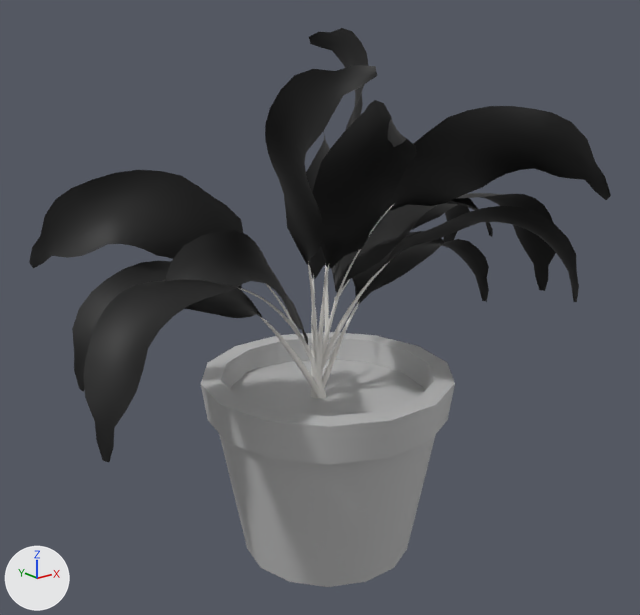
Before and after pictures for a commit that changed the FBX model Maya Folder/scenes/FBX files/Plant.fbx.
Rendered twice from a camera (50 mm lens) standing at (-0.857, -1.051, 0.696) and looking at (-0.023, -0.009, 0.279). The lights are fixed; the arrows at lower left show +X, +Y and +Z. Where no turn or scale is listed for an object, it has been applied to the vertices.

Objects in the first picture: 'pCylinder1', 'pCylinder2', 'palmLeafy7Leaf', 'palmLeafy7Main', 'palmLeafy8Leaf', 'palmLeafy8Main'.
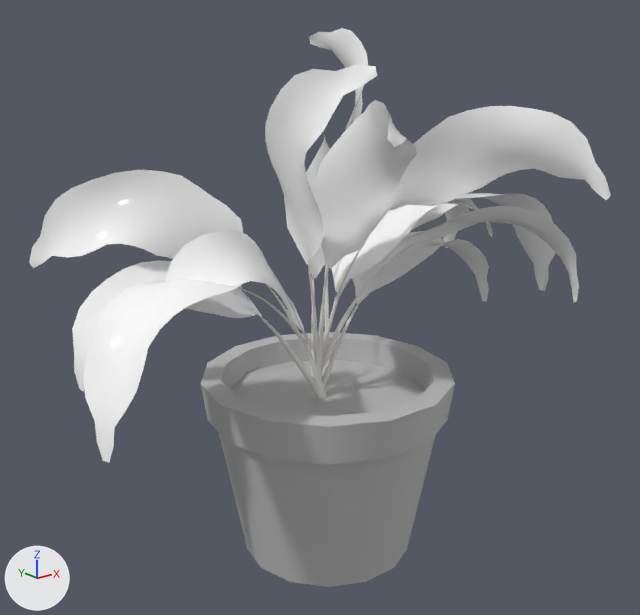
Location of each change, (x1, y1, x2, y2) in pixels of the pictures (640 x 615 px):
'palmLeafy7Leaf', recoloured (black to white): (29, 65, 377, 462) in both
'palmLeafy8Leaf', recoloured (black to white): (306, 28, 611, 304) in both

Diff of the bpy script that builds the scene:
```diff
--- a/Maya Folder/scenes/FBX files/Plant.fbx.py
+++ b/Maya Folder/scenes/FBX files/Plant.fbx.py
@@ mat_aistandardsurface1 @@
+mat_aistandardsurface1 = principled_material('aiStandardSurface1')
+mat_aistandardsurface1.base_color = (1.0, 1.0, 1.0)  # white #ffffff
+mat_aistandardsurface1.roughness = 0.1
@@ me_mesh_005 @@
 me_mesh_005.from_pydata(...)  # 425 vertices, 640 faces; spans x 0.078..0.487, y 1.591..2.008, z 0.087..0.56
-me_mesh_005.materials.append(mat_palmleafy7leafshader)  # black #000000
+me_mesh_005.materials.append(mat_aistandardsurface1)  # white #ffffff
@@ me_mesh_003 @@
 me_mesh_003.from_pydata(...)  # 765 vertices, 1152 faces; spans x 0.264..0.796, y -2.417..-1.772, z 0.132..0.617
-me_mesh_003.materials.append(mat_palmleafy8leafshader)  # black #000000
+me_mesh_003.materials.append(mat_aistandardsurface1)  # white #ffffff
```
